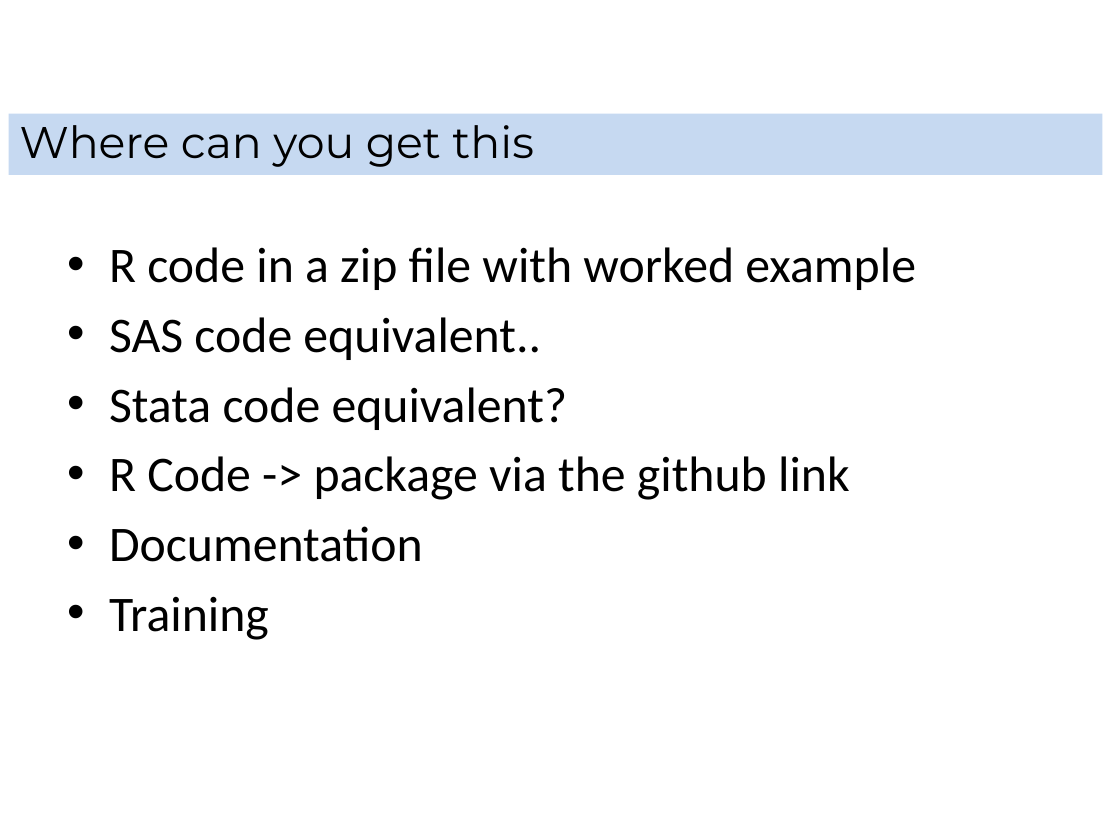
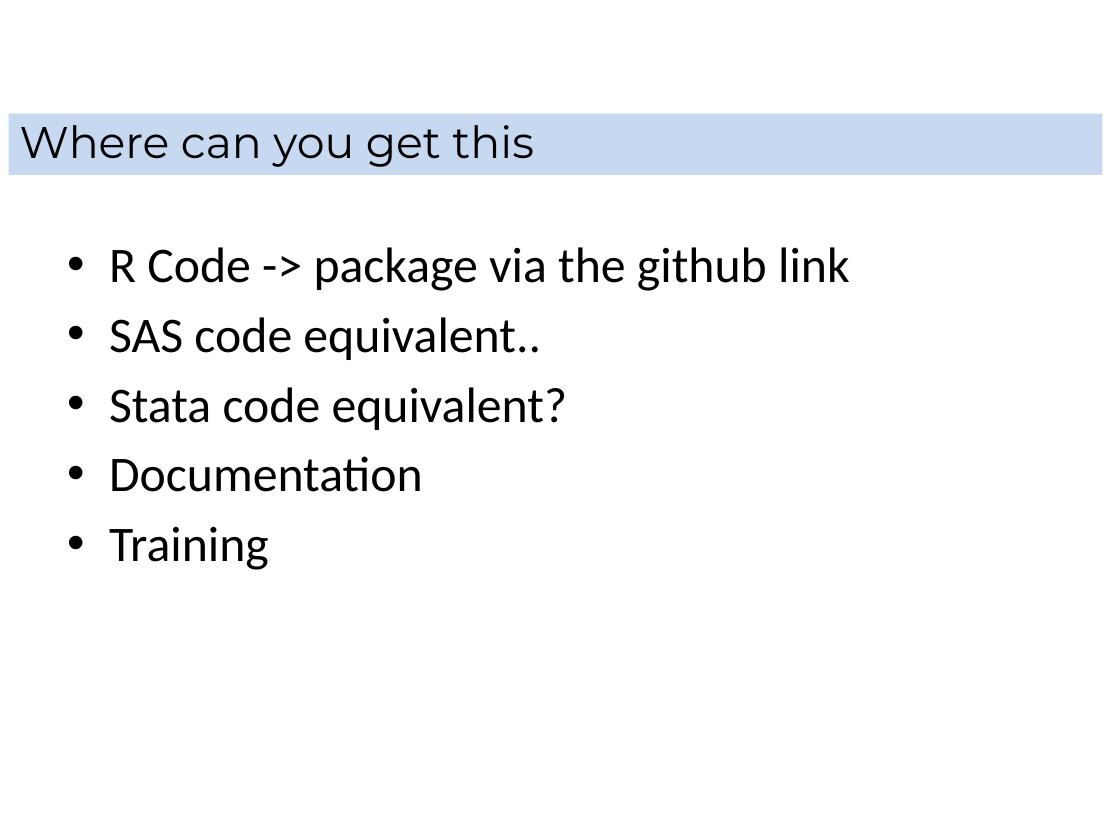
Before and after one commit to shug0131/eudraCT, a slide deck: slide 18 of documentation/Eudract Project Stats Leads.pptx. Drawn at 1120x840 pixels with LibreOffice and Linux fonts; fonts in the diff are those of the drawing; background and template pictures are left out. Boxes give left, top, right and bottom in pixels: in the first picture for what was removed or moved away, otherwise in the second. Text is boxed around its words. In the diff, an @@ line names an element or a change of style, - is before the commit and + after.

```diff
--- a/documentation/Eudract Project Stats Leads.pptx
+++ b/documentation/Eudract Project Stats Leads.pptx
@@ text at box(109, 247, 850, 291): text changed @@
-• R code in a zip file with worked example
+• R Code -> package via the github link
@@ text at box(109, 456, 850, 500): paragraph removed @@
-• R Code -> package via the github link
```
Also in this commit, not shown: 2 other slides changed, 3 slides added, 2 slides removed, 23 other files.
